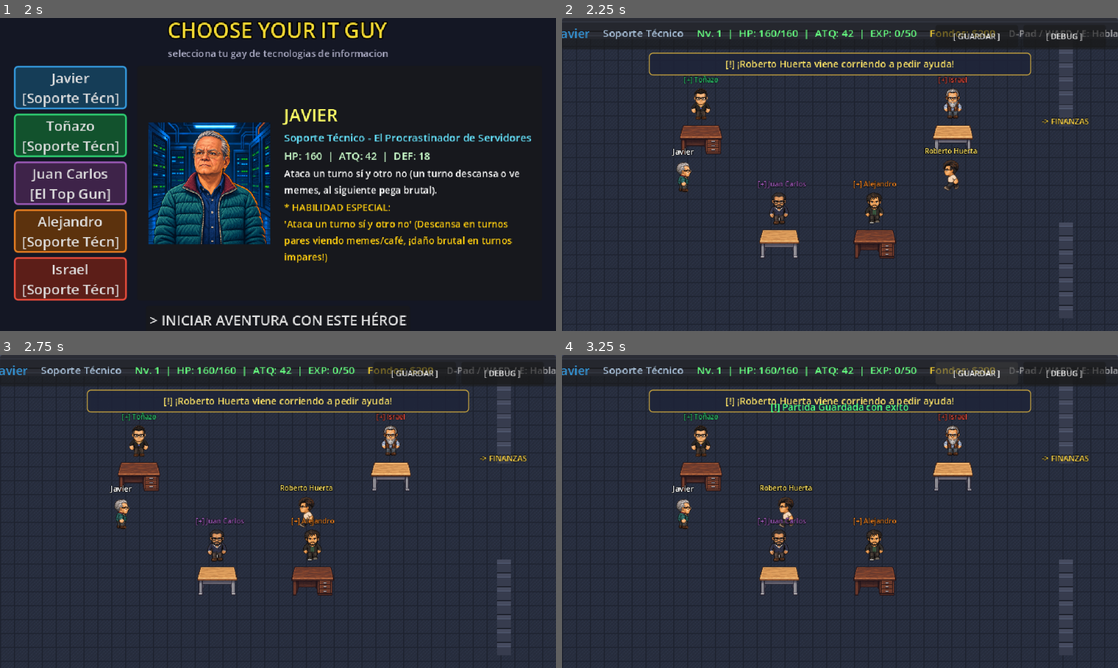
Above: before the commit, frames 1-4 (two rows, left to right).
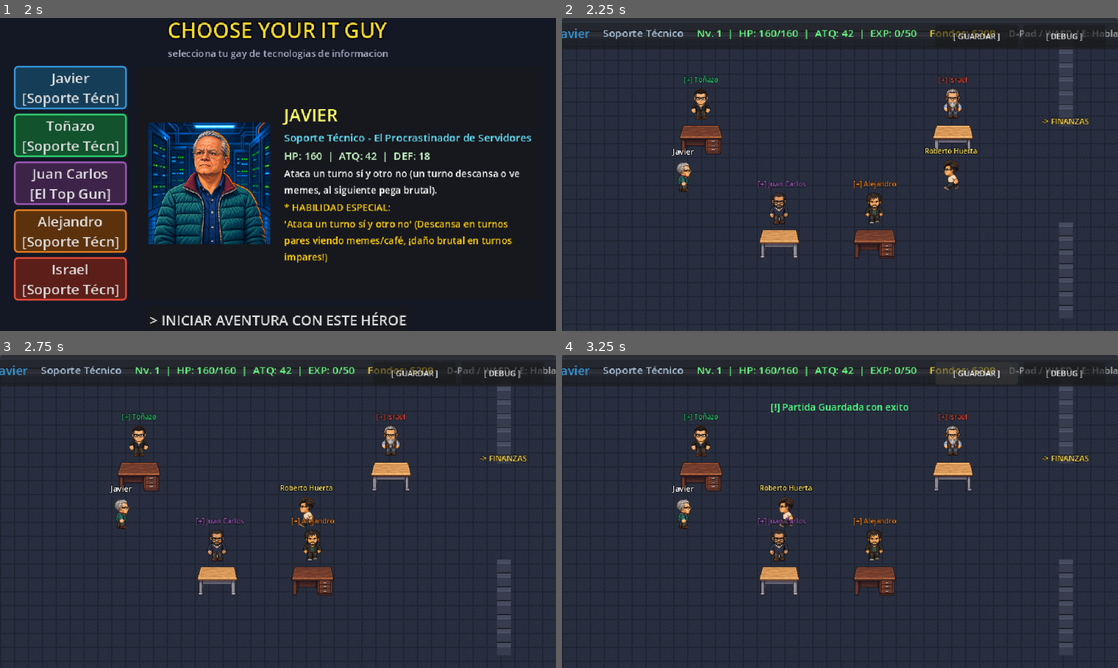
Above: after the commit, the same moments.

Repository: nevalova/it-adventures
Game: Godot game, scene res://scenes/title_screen.tscn
The game is run twice, just before and just after one commit, with the same random seed, the same clock (stepped at 60 frames per second) and the same inputs.
Inputs (mouse positions are in pixels of both pictures, inside the frame that each line leads up to):
- Up to frame 1 (2 s): tap Space at 0.5, 0.6 s; move the mouse to (400, 158) at 0.52 s; hold Right (ui_right) 0.53-1.25 s; click (400, 158) at 0.67 s; tap Enter (ui_accept) at 0.77 s; click "INICIAR PARTIDA" at 1.25 s
- Up to frame 2 (2.25 s): click "> INICIAR AVENTURA CON ESTE H…" at 2 s
- Up to frame 3 (2.75 s): no input
- Up to frame 4 (3.25 s): click "[ GUARDAR ]" at 2.75 s

Frame 1 is identical in both runs. In frame 2, 1.3% of the frame differs, in the area x 15-85%, y 10-19%; in frame 3, 1.3%; in frame 4, 1.3%.

Commit message:
feat: nuevo retrato y spritesheet femenino dedicado para Brujiris y eliminacion de la barra amarilla superior de objetivos

Diff:
--- a/scenes/overworld.tscn
+++ b/scenes/overworld.tscn
@@ -1092,26 +1092,6 @@
 text = "D-Pad / WASD / E: Hablar"
 horizontal_alignment = 2
 
-[node name="ObjectiveBanner" type="PanelContainer" parent="CanvasLayer/HUD"]
-layout_mode = 1
-anchors_preset = 5
-anchor_left = 0.5
-anchor_right = 0.5
-offset_left = -220.0
-offset_top = 40.0
-offset_right = 220.0
-offset_bottom = 66.0
-grow_horizontal = 2
-theme_override_styles/panel = SubResource("StyleBoxFlat_objective")
-
-[node name="Label" type="Label" parent="CanvasLayer/HUD/ObjectiveBanner"]
-layout_mode = 2
-theme_override_colors/font_color = Color(1, 0.9, 0.4, 1)
-theme_override_font_sizes/font_size = 11
-text = "[!] ¡Roberto Huerta viene corriendo a pedir ayuda!"
-horizontal_alignment = 1
-vertical_alignment = 1
-
 [node name="InteractBanner" type="PanelContainer" parent="CanvasLayer/HUD"]
 visible = false
 layout_mode = 1
--- a/scripts/battle.gd
+++ b/scripts/battle.gd
@@ -228,15 +228,15 @@
 		$Background.color = Color(0.04, 0.01, 0.04, 1.0)
 		enemy_name_label.text = "[OFICINA] Brujiris"
 		enemy_name_label.modulate = Color(0.95, 0.45, 0.85)
-		var sheet_path = enemy.get("spritesheet_path", "res://assets/characters/npc_curly_spritesheet.png")
+		var sheet_path = enemy.get("spritesheet_path", "res://assets/characters/brujiris_spritesheet.png")
 		if ResourceLoader.exists(sheet_path):
 			boss_atlas = AtlasTexture.new()
 			boss_atlas.atlas = load(sheet_path)
 			boss_cell_size = 93
-			boss_frame_row = 2 # Row 2: mirando a la izquierda hacia la party
+			boss_frame_row = 4 # Row 4: pose exigente / señalando
 			boss_frame_col = 0
 			boss_is_special_anim = false
-			boss_atlas.region = Rect2(0, 2 * 93, 93, 93)
+			boss_atlas.region = Rect2(0, 4 * 93, 93, 93)
 			enemy_sprite.texture = boss_atlas
 			enemy_sprite.expand_mode = TextureRect.EXPAND_IGNORE_SIZE
 			enemy_sprite.stretch_mode = TextureRect.STRETCH_KEEP_ASPECT_CENTERED
@@ -1047,7 +1047,7 @@
 		boss_atlas.region = Rect2(0, boss_frame_row * boss_cell_size, boss_cell_size, boss_cell_size)
 		get_tree().create_timer(0.35).timeout.connect(func():
 			if boss_atlas != null and not is_battle_over and not boss_is_special_anim:
-				boss_frame_row = 6 if enemy.get("type") == "senor_apoyo" else (2 if enemy.get("type") == "brujiris" else 4)
+				boss_frame_row = 6 if enemy.get("type") == "senor_apoyo" else 4
 				boss_frame_col = 0
 				boss_atlas.region = Rect2(0, boss_frame_row * boss_cell_size, boss_cell_size, boss_cell_size)
 		)
@@ -1249,9 +1249,9 @@
 			boss_frame_col = 3
 			boss_atlas.region = Rect2(3 * boss_cell_size, 11 * boss_cell_size, boss_cell_size, boss_cell_size)
 		elif enemy.get("type") == "brujiris":
-			boss_frame_row = 10
+			boss_frame_row = 11
 			boss_frame_col = 0
-			boss_atlas.region = Rect2(0, 10 * boss_cell_size, boss_cell_size, boss_cell_size)
+			boss_atlas.region = Rect2(0, 11 * boss_cell_size, boss_cell_size, boss_cell_size)
 		else:
 			boss_frame_row = 5 # Row 5: Col 5 = Hincado en pose de derrota
 			boss_frame_col = 5
--- a/scripts/overworld.gd
+++ b/scripts/overworld.gd
@@ -67,7 +67,10 @@
 @onready var btn_demo_modal = $CanvasLayer/HUD/TouchControls/RightBox/BtnDemoModal
 @onready var btn_interact = $CanvasLayer/HUD/TouchControls/RightBox/BtnInteract
 @onready var touch_controls = $CanvasLayer/HUD/TouchControls
-@onready var objective_label = $CanvasLayer/HUD/ObjectiveBanner/Label
+# Barra de objetivos retirada para no estorbar la vista de oficinas y personajes
+class DummyObjectiveLabel:
+	var text: String = ""
+var objective_label = DummyObjectiveLabel.new()
 @onready var interact_banner = $CanvasLayer/HUD/InteractBanner
 @onready var interact_label = $CanvasLayer/HUD/InteractBanner/Label
 
@@ -1107,8 +1110,8 @@
 		"atk": 16,
 		"def": 6,
 		"exp_reward": 260,
-		"portrait_path": "res://assets/characters/npc_curly_portrait.png",
-		"spritesheet_path": "res://assets/characters/npc_curly_spritesheet.png",
+		"portrait_path": "res://assets/characters/brujiris_portrait.png",
+		"spritesheet_path": "res://assets/characters/brujiris_spritesheet.png",
 		"attacks": [
 			"Auditoría Sorpresa Inapelable",
 			"Exigir Grabaciones de Cámaras",
@@ -1445,15 +1448,12 @@
 	var spr_bruj = Sprite2D.new()
 	spr_bruj.name = "Sprite2D"
 	spr_bruj.texture_filter = CanvasItem.TEXTURE_FILTER_NEAREST
-	var sheet_path_bruj = "res://assets/characters/npc_curly_spritesheet.png"
+	var sheet_path_bruj = "res://assets/characters/brujiris_spritesheet.png"
 	if ResourceLoader.exists(sheet_path_bruj):
 		spr_bruj.texture = load(sheet_path_bruj)
 	spr_bruj.hframes = 4
 	spr_bruj.vframes = 12
 	spr_bruj.frame = 0
-	spr_bruj.scale = Vector2(0.24, 0.24)
-	spr_bruj.position = Vector2(0, -10)
-	brujiris_npc_node.add_child(spr_bruj)
 
 	var tag_bruj = Label.new()
 	tag_bruj.name = "NameTag"
@@ -1465,6 +1465,9 @@
 	tag_bruj.horizontal_alignment = HORIZONTAL_ALIGNMENT_CENTER
 	tag_bruj.text = "[Auditoría] Brujiris"
 	tag_bruj.modulate = Color(0.95, 0.45, 0.85)
+
+	SpriteLayout.configure(spr_bruj, tag_bruj, 38.0)
+	brujiris_npc_node.add_child(spr_bruj)
 	brujiris_npc_node.add_child(tag_bruj)
 
 	var area_bruj = Area2D.new()
@@ -2152,7 +2155,7 @@
 				dialog_queue = [
 					{
 						"speaker": "Brujiris",
-						"portrait": "res://assets/characters/npc_curly_portrait.png",
+						"portrait": "res://assets/characters/brujiris_portrait.png",
 						"color": Color("#fd79a8"),
 						"text": "¡Qué pena con ustedes, muchachos! La caja con las pólizas y documentos fiscales estaba aquí abajo del escritorio detrás del bote de basura. ¡Ya no revisen las cámaras, gracias por la paciencia!"
 					}
@@ -2165,7 +2168,7 @@
 				dialog_queue = [
 					{
 						"speaker": "Brujiris",
-						"portrait": "res://assets/characters/npc_curly_portrait.png",
+						"portrait": "res://assets/characters/brujiris_portrait.png",
 						"color": Color("#fd79a8"),
 						"text": "necesito revisen las camaras no encuetro una caja con documentacion muy importate"
 					}
Binary file added: assets/characters/brujiris_portrait.png
Not shown, added: assets/characters/brujiris_portrait.png.import
Binary file added: assets/characters/brujiris_spritesheet.png
Not shown, added: assets/characters/brujiris_spritesheet.png.import
